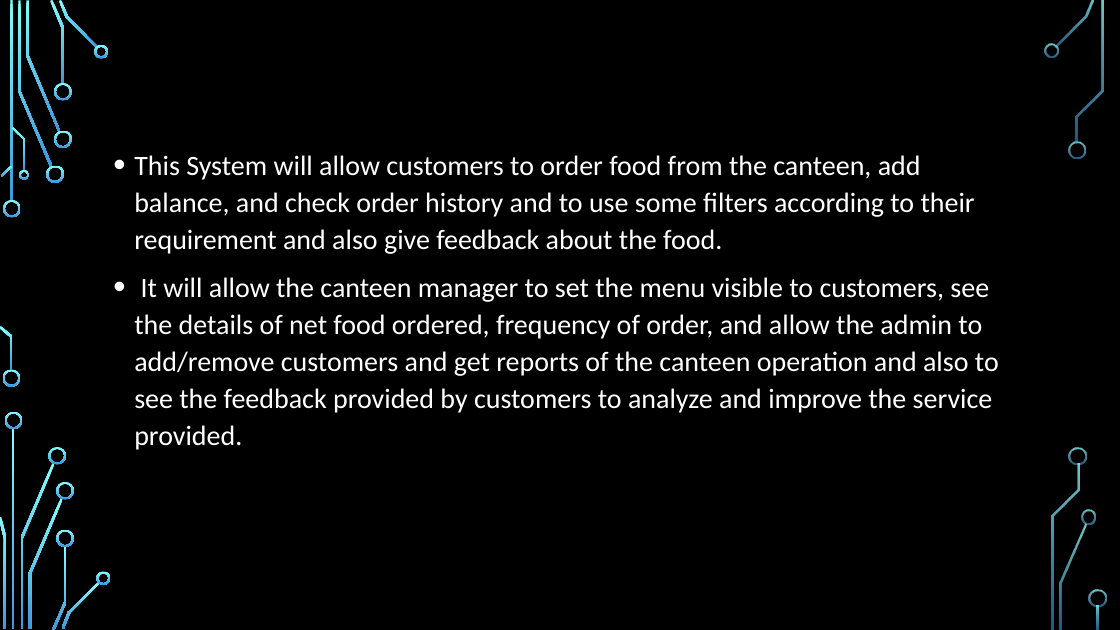
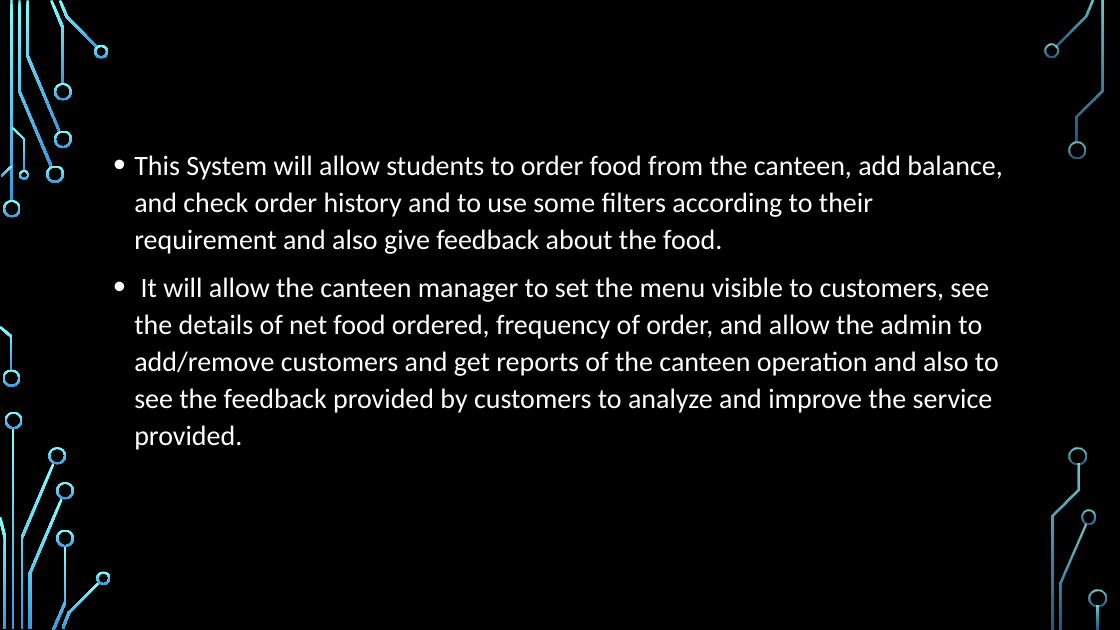
Before and after one commit to iamVishal8947/Campus-Canteen-Management-System, a slide deck: slide 6 of Ppts/CMS presentation.pptx. Drawn at 1120x630 pixels with LibreOffice and Linux fonts; fonts in the diff are those of the drawing; background and template pictures are left out. Boxes give left, top, right and bottom in pixels: in the first picture for what was removed or moved away, otherwise in the second. Text is boxed around its words. In the diff, an @@ line names an element or a change of style, - is before the commit and + after.

```diff
--- a/Ppts/CMS presentation.pptx
+++ b/Ppts/CMS presentation.pptx
@@ text at (x1=134, y1=155, x2=1002, y2=254): text changed @@
-• This System will allow customers to order food from the canteen, add balance, and check order history and to use some filters according to their requirement and also give feedback about the food.
+• This System will allow students to order food from the canteen, add balance, and check order history and to use some filters according to their requirement and also give feedback about the food.
```
Also in this commit, not shown: 6 other slides changed, 7 slides added, 1 slide removed.
